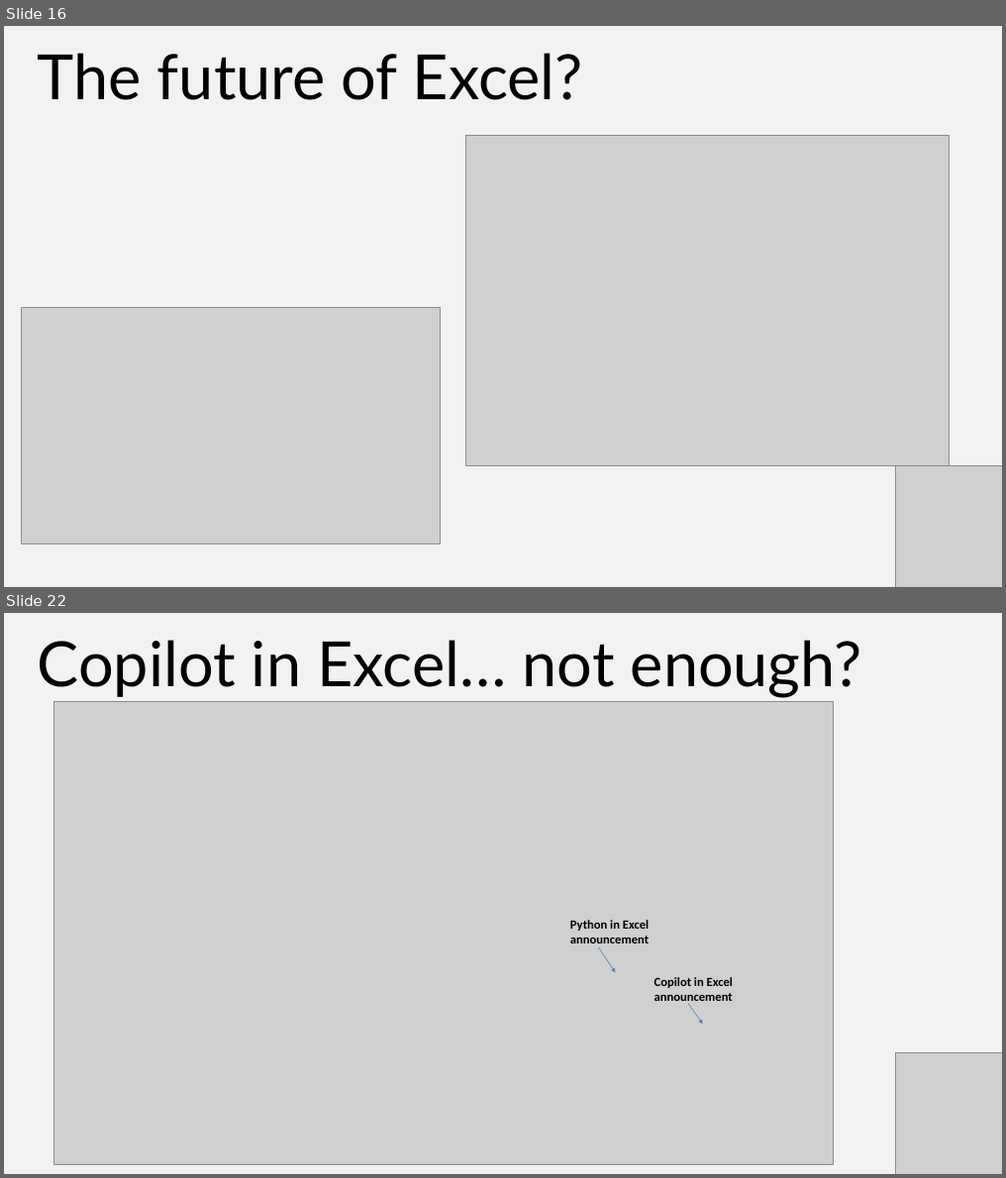
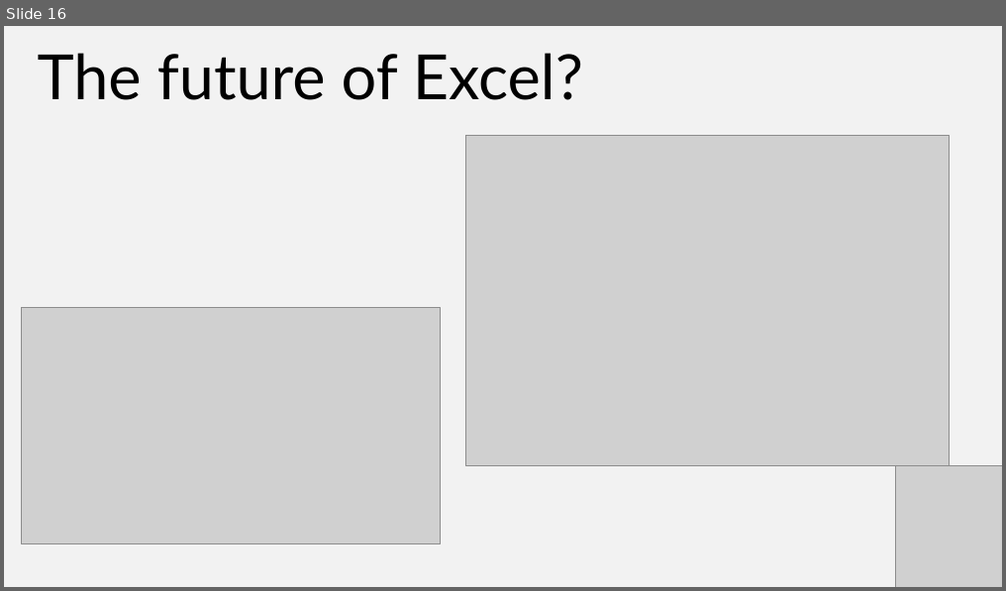
Before and after one commit to stringfestdata/xlgs-python-excel-copilot, a slide deck: xlgs-python-excel-copilot-slides.pptx. Shown one above the other, each under a label of ours: slides 16 and 22 before the commit, slide 16 after it; the slides between them are not shown. The pictures are 1006x1178 and 1006x591 pixels, drawn with LibreOffice and Linux fonts; fonts in the diff are those of the drawing; grey boxes stand for pictures. Boxes give left, top, right and bottom in pixels: in the first picture for what was removed or moved away, otherwise in the second. Text is boxed around its words. In the diff, an @@ line names an element or a change of style, - is before the commit and + after.

```diff
--- a/xlgs-python-excel-copilot-slides.pptx
+++ b/xlgs-python-excel-copilot-slides.pptx
@@ slide 22 removed at (x1=4, y1=613, x2=1002, y2=1174), background #F2F2F2 @@
@@ text removed at (x1=38, y1=640, x2=862, y2=698) @@
-Copilot in Excel… not enough?
@@ picture removed at (x1=54, y1=702, x2=834, y2=1164) @@
@@ text removed at (x1=570, y1=920, x2=648, y2=944) @@
-Python in Excel announcement
@@ arrow removed from (599, 948) to (615, 972) @@
@@ text removed at (x1=654, y1=977, x2=733, y2=1005) @@
-Copilot in Excel announcement
@@ arrow removed from (688, 1004) to (703, 1024) @@
@@ picture removed at (x1=896, y1=1053, x2=1001, y2=1174) @@
```
Also in this commit, not shown: 13 other slides removed.
